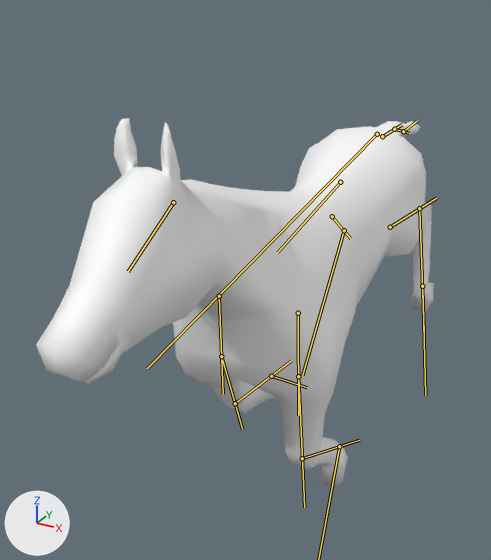
What one commit did to the glTF model Contents/mods/HorseMod/common/media/anims_X/Horse/Horse_IdleToGallop.glb.
Rendered twice from a 50 mm camera at (0.606, -1.49, 1.273) aimed at (-0.131, -0.15, 0.603). Arrows for +X, +Y and +Z are at lower left; the lights stay in place. Both versions are drawn at frame 21 of the action 'Horse_IdleToGallop'; the numbers are the values there. The bones that change are drawn over the model as lines.

Objects in the first picture: 'GEO-Horse'.
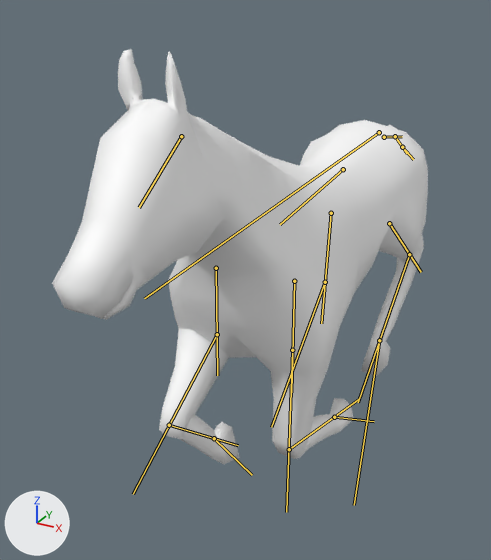
Pixel boxes [x1, y1, x2, y2] of what changed, in the pictures (491 x 560 px):
'GEO-Horse', posed (12% taller): before [36, 118, 434, 487]; after [52, 49, 428, 464]
bone 'Bip01', root to tip: before (377, 134) to (147, 368); after (379, 132) to (144, 298)
bone 'DEF_Spine2', root to tip: before (340, 182) to (277, 252); after (343, 169) to (280, 224)
bone 'DEF_Head', root to tip: before (173, 202) to (128, 271); after (181, 136) to (139, 207)
bone 'DEF_Shoulder.L', root to tip: before (298, 313) to (298, 415); after (294, 281) to (291, 392)
bone 'DEF_Radius.L', root to tip: before (298, 376) to (304, 507); after (292, 350) to (286, 512)
bone 'DEF_FrontCannon.L', root to tip: before (302, 458) to (359, 440); after (289, 449) to (359, 399)
bone 'DEF_Shoulder.R', root to tip: before (219, 296) to (223, 394); after (216, 268) to (217, 375)
bone 'DEF_Radius.R', root to tip: before (221, 356) to (242, 429); after (217, 334) to (133, 494)
bone 'DEF_FrontCannon.R', root to tip: before (235, 403) to (291, 360); after (169, 425) to (238, 445)
bone 'DEF_FrontHoof.R', root to tip: before (271, 376) to (307, 387); after (214, 438) to (252, 475)
bone 'DEF_Tail1', root to tip: before (382, 136) to (402, 124); after (384, 137) to (402, 136)
bone 'DEF_Tail2', root to tip: before (394, 129) to (409, 133); after (395, 136) to (407, 153)
bone 'DEF_Tail3', root to tip: before (403, 131) to (417, 120); after (402, 147) to (413, 159)
bone 'DEF_Gaskin.L', root to tip: before (390, 227) to (436, 198); after (389, 223) to (421, 272)
bone 'DEF_RearCannon.L', root to tip: before (419, 208) to (424, 332); after (409, 254) to (358, 402)
bone 'DEF_RearHoof.L', root to tip: before (422, 286) to (425, 395); after (379, 340) to (354, 505)
bone 'DEF_Gaskin.R', root to tip: before (332, 216) to (350, 238); after (331, 213) to (321, 323)
bone 'DEF_RearCannon.R', root to tip: before (344, 230) to (302, 375); after (325, 282) to (271, 427)

The edits, one by one:
Bone 'Bip01' (bone_bip01) moves from (-0.002, 0.055, 0.097) to (-0.002, 0.023, 0.098).
Bone 'Bip01' (bone_bip01) turns from (-9, 0, 0) to (-3, 0, 0) degrees about its own x, y and z.
Bone 'DEF_Spine2' (bone_def_spine2) turns from (2, 0, 0) to (0, 0, 0) degrees about its own x, y and z.
Bone 'DEF_Head' (bone_def_head) turns from (21, -2, -1) to (9, -2, 1) degrees about its own x, y and z.
Bone 'DEF_Shoulder.L' (bone_def_shoulder_l) moves from (0.024, 0.001, -0.001) to (0.006, 0.0, 0.0).
Bone 'DEF_Radius.L' (bone_def_radius_l) turns from (-4, 1, -2) to (-14, 2, -5) degrees about its own x, y and z.
Bone 'DEF_FrontCannon.L' (bone_def_frontcannon_l) turns from (55, 1, -2) to (82, 2, -3) degrees about its own x, y and z.
Bone 'DEF_FrontHoof.L' (bone_def_fronthoof_l) turns from (-19, -11, 6) to (42, -3, 2) degrees about its own x, y and z.
Bone 'DEF_Shoulder.R' (bone_def_shoulder_r) moves from (-0.025, 0.003, -0.01) to (-0.025, 0.001, -0.029).
Bone 'DEF_Shoulder.R' (bone_def_shoulder_r) turns from (0, 0, 2) to (0, 0, 0) degrees about its own x, y and z.
Bone 'DEF_Radius.R' (bone_def_radius_r) turns from (20, -2, 5) to (-63, -2, 1) degrees about its own x, y and z.
Bone 'DEF_FrontCannon.R' (bone_def_frontcannon_r) turns from (45, -1, 2) to (105, -4, 3) degrees about its own x, y and z.
Bone 'DEF_FrontHoof.R' (bone_def_fronthoof_r) turns from (40, -4, -5) to (52, -3, 1) degrees about its own x, y and z.
Bone 'DEF_Tail1' (bone_def_tail1) turns from (60, 0, 0) to (56, 0, 0) degrees about its own x, y and z.
Bone 'DEF_Tail2' (bone_def_tail2) turns from (6, 0, 0) to (2, 0, 0) degrees about its own x, y and z.
Bone 'DEF_Tail3' (bone_def_tail3) turns from (17, 2, 2) to (4, 1, 1) degrees about its own x, y and z.
Bone 'DEF_Gaskin.L' (bone_def_gaskin_l) turns from (54, 2, -7) to (22, 1, -5) degrees about its own x, y and z.
Bone 'DEF_RearCannon.L' (bone_def_rearcannon_l) turns from (-47, 1, 2) to (-70, 2, 2) degrees about its own x, y and z.
Bone 'DEF_RearHoof.L' (bone_def_rearhoof_l) turns from (51, -2, -1) to (74, 1, -3) degrees about its own x, y and z.
Bone 'DEF_Gaskin.R' (bone_def_gaskin_r) turns from (27, -2, 10) to (-20, -2, 7) degrees about its own x, y and z.
Bone 'DEF_RearCannon.R' (bone_def_rearcannon_r) turns from (-74, -2, -2) to (-36, 0, -1) degrees about its own x, y and z.
